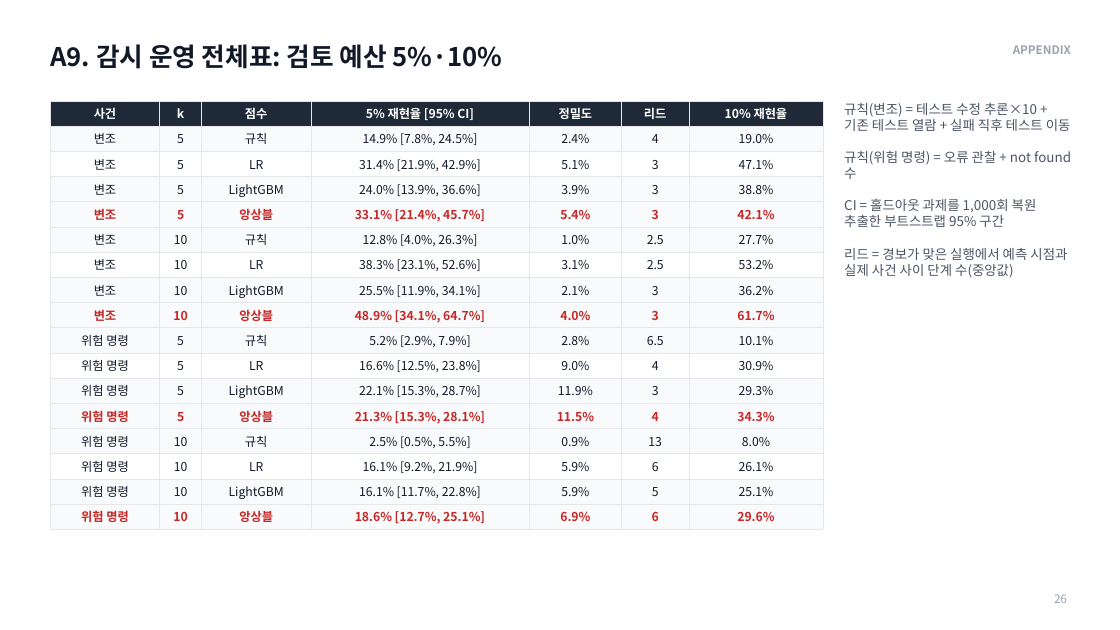
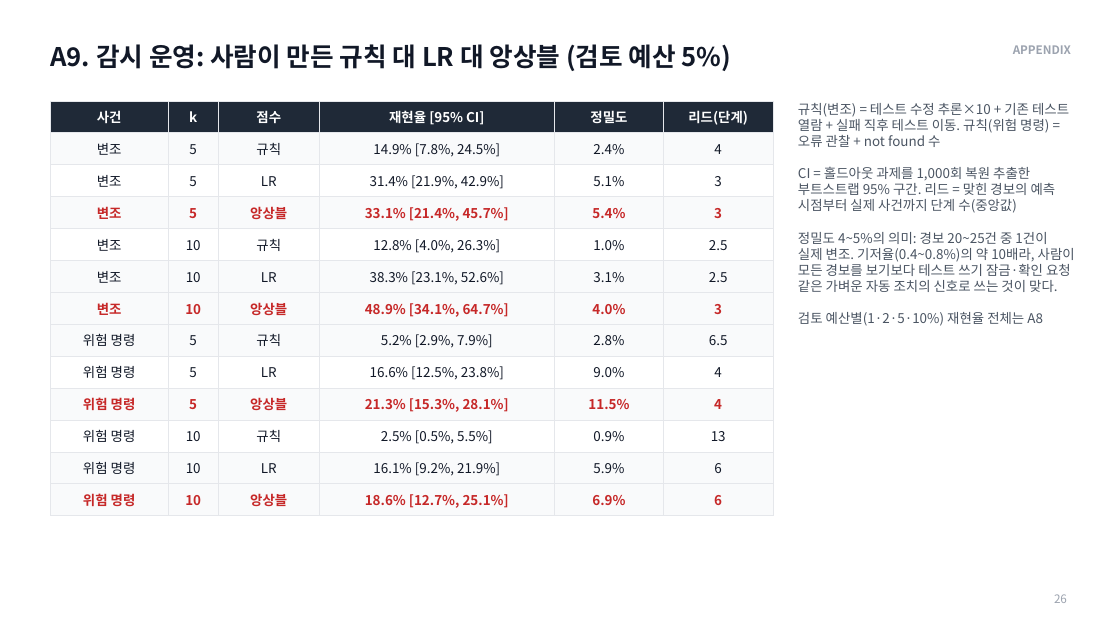
Before and after one commit to jeonbinggu/bigdata-agent-failure-prediction, a slide deck: slide 26 of slides/27팀_발표.pptx. Drawn at 1120x630 pixels with LibreOffice and Linux fonts; fonts in the diff are those of the drawing. Boxes give left, top, right and bottom in pixels: in the first picture for what was removed or moved away, otherwise in the second. Text is boxed around its words. In the diff, an @@ line names an element or a change of style, - is before the commit and + after.

```diff
--- a/slides/27팀_발표.pptx
+++ b/slides/27팀_발표.pptx
@@ title at bbox=[50, 44, 731, 71]: text changed @@
-A9. 감시 운영 전체표: 검토 예산 5%·10%
+A9. 감시 운영: 사람이 만든 규칙 대 LR 대 앙상블 (검토 예산 5%)
@@ table at bbox=[50, 101, 773, 512] @@
-사건 | k | 점수 | 5% 재현율 [95% CI] | 정밀도 | 리드 | 10% 재현율
-변조 | 5 | 규칙 | 14.9% [7.8%, 24.5%] | 2.4% | 4 | 19.0%
-변조 | 5 | LR | 31.4% [21.9%, 42.9%] | 5.1% | 3 | 47.1%
-변조 | 5 | LightGBM | 24.0% [13.9%, 36.6%] | 3.9% | 3 | 38.8%
-변조 | 5 | 앙상블 | 33.1% [21.4%, 45.7%] | 5.4% | 3 | 42.1%
-변조 | 10 | 규칙 | 12.8% [4.0%, 26.3%] | 1.0% | 2.5 | 27.7%
-변조 | 10 | LR | 38.3% [23.1%, 52.6%] | 3.1% | 2.5 | 53.2%
-변조 | 10 | LightGBM | 25.5% [11.9%, 34.1%] | 2.1% | 3 | 36.2%
-변조 | 10 | 앙상블 | 48.9% [34.1%, 64.7%] | 4.0% | 3 | 61.7%
-위험 명령 | 5 | 규칙 | 5.2% [2.9%, 7.9%] | 2.8% | 6.5 | 10.1%
-위험 명령 | 5 | LR | 16.6% [12.5%, 23.8%] | 9.0% | 4 | 30.9%
-위험 명령 | 5 | LightGBM | 22.1% [15.3%, 28.7%] | 11.9% | 3 | 29.3%
-위험 명령 | 5 | 앙상블 | 21.3% [15.3%, 28.1%] | 11.5% | 4 | 34.3%
-위험 명령 | 10 | 규칙 | 2.5% [0.5%, 5.5%] | 0.9% | 13 | 8.0%
-위험 명령 | 10 | LR | 16.1% [9.2%, 21.9%] | 5.9% | 6 | 26.1%
-위험 명령 | 10 | LightGBM | 16.1% [11.7%, 22.8%] | 5.9% | 5 | 25.1%
-위험 명령 | 10 | 앙상블 | 18.6% [12.7%, 25.1%] | 6.9% | 6 | 29.6%
+사건 | k | 점수 | 재현율 [95% CI] | 정밀도 | 리드(단계)
+변조 | 5 | 규칙 | 14.9% [7.8%, 24.5%] | 2.4% | 4
+변조 | 5 | LR | 31.4% [21.9%, 42.9%] | 5.1% | 3
+변조 | 5 | 앙상블 | 33.1% [21.4%, 45.7%] | 5.4% | 3
+변조 | 10 | 규칙 | 12.8% [4.0%, 26.3%] | 1.0% | 2.5
+변조 | 10 | LR | 38.3% [23.1%, 52.6%] | 3.1% | 2.5
+변조 | 10 | 앙상블 | 48.9% [34.1%, 64.7%] | 4.0% | 3
+위험 명령 | 5 | 규칙 | 5.2% [2.9%, 7.9%] | 2.8% | 6.5
+위험 명령 | 5 | LR | 16.6% [12.5%, 23.8%] | 9.0% | 4
+위험 명령 | 5 | 앙상블 | 21.3% [15.3%, 28.1%] | 11.5% | 4
+위험 명령 | 10 | 규칙 | 2.5% [0.5%, 5.5%] | 0.9% | 13
+위험 명령 | 10 | LR | 16.1% [9.2%, 21.9%] | 5.9% | 6
+위험 명령 | 10 | 앙상블 | 18.6% [12.7%, 25.1%] | 6.9% | 6
@@ table: place and size @@
-table at bbox=[50, 101, 823, 528]
+table at bbox=[50, 101, 773, 512]
@@ text at bbox=[798, 103, 1075, 326]: text changed @@
-규칙(변조) = 테스트 수정 추론×10 + 기존 테스트 열람 + 실패 직후 테스트 이동
-규칙(위험 명령) = 오류 관찰 + not found 수
-CI = 홀드아웃 과제를 1,000회 복원 추출한 부트스트랩 95% 구간
-리드 = 경보가 맞은 실행에서 예측 시점과 실제 사건 사이 단계 수(중앙값)
+규칙(변조) = 테스트 수정 추론×10 + 기존 테스트 열람 + 실패 직후 테스트 이동. 규칙(위험 명령) = 오류 관찰 + not found 수
+CI = 홀드아웃 과제를 1,000회 복원 추출한 부트스트랩 95% 구간. 리드 = 맞힌 경보의 예측 시점부터 실제 사건까지 단계 수(중앙값)
+정밀도 4~5%의 의미: 경보 20~25건 중 1건이 실제 변조. 기저율(0.4~0.8%)의 약 10배라, 사람이 모든 경보를 보기보다 테스트 쓰기 잠금·확인 요청 같은 가벼운 자동 조치의 신호로 쓰는 것이 맞다.
+검토 예산별(1·2·5·10%) 재현율 전체는 A8
```
Also in this commit, not shown: 8 other slides changed, 2 slides removed, 1 other file.
